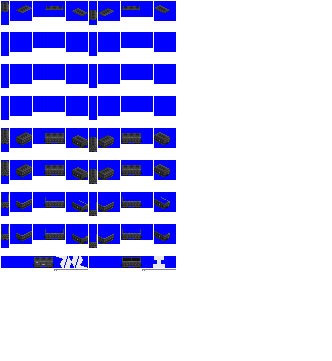
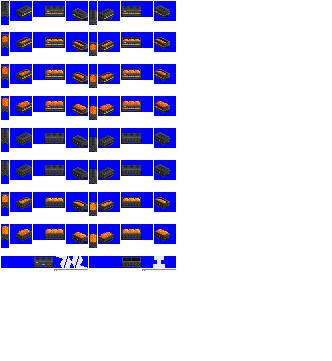
Revision of a layered 332 x 361 image; what changed, layer by layer:
showed "seki 6000" over (2, 194, 168, 242)
showed "seki 3000" over (1, 3, 170, 242)
